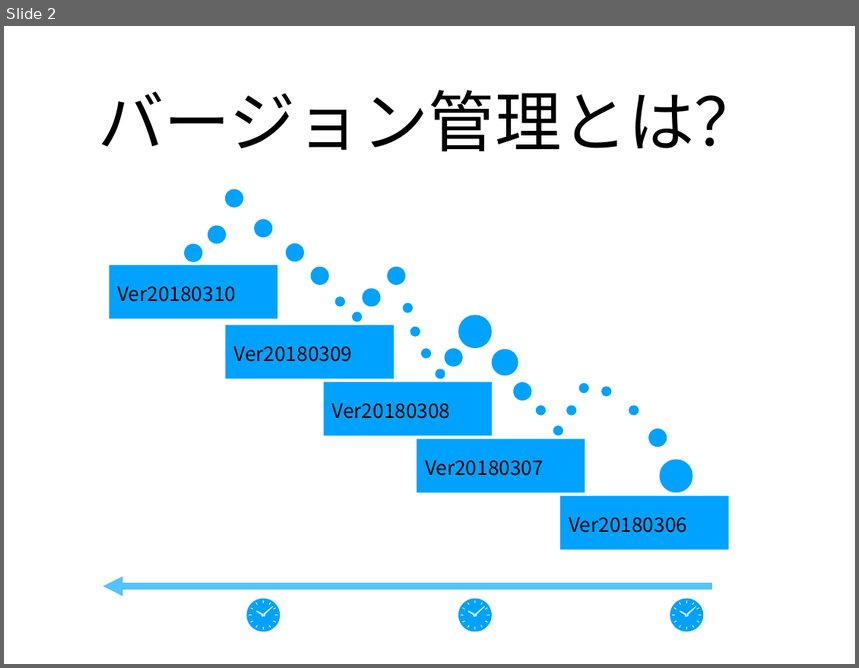
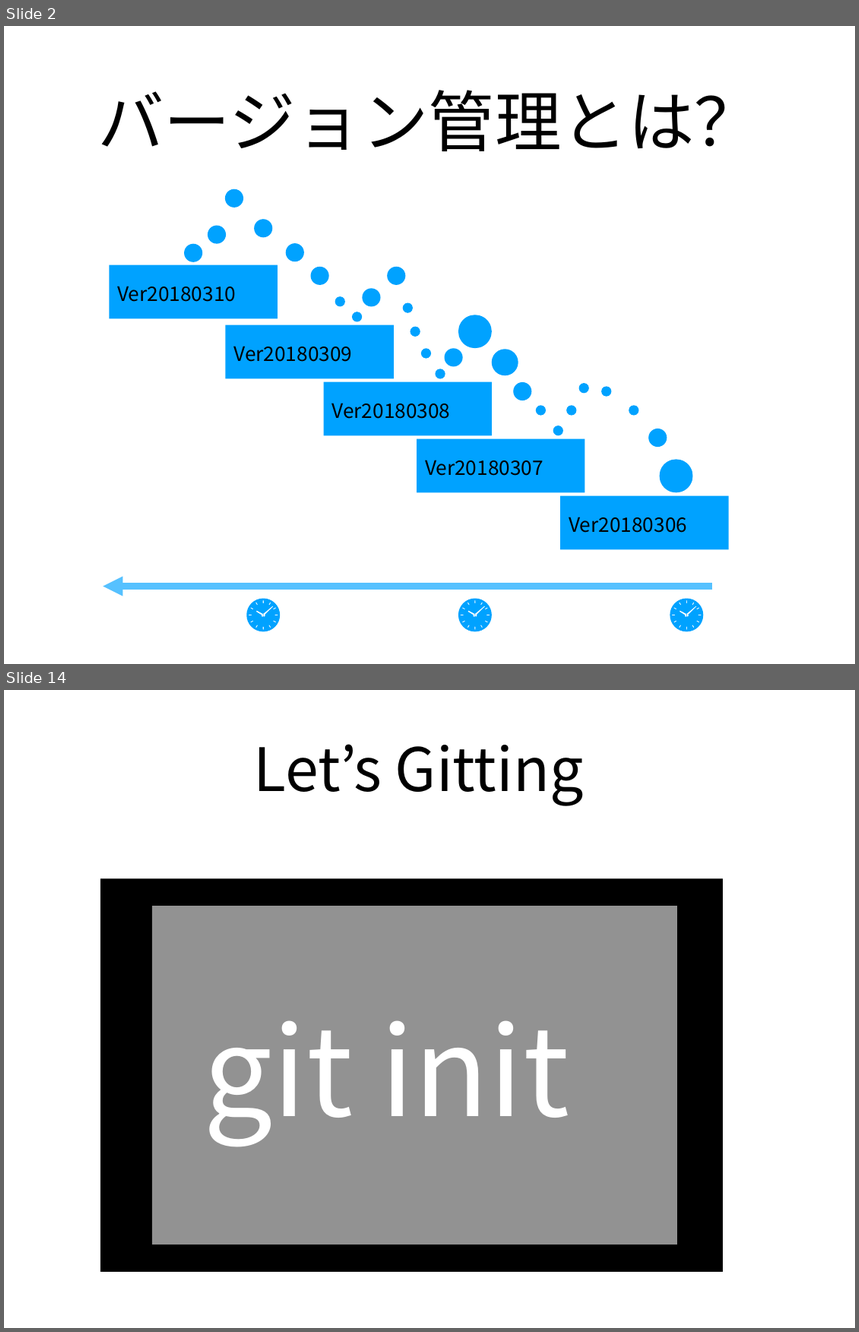
Before and after one commit to xu1718191411/NagoyaStudy, a slide deck: Git入門.pptx. Shown one above the other, each under a label of ours: slide 2 before the commit, slides 2 and 14 after it; the slides between them are not shown. The pictures are 859x668 and 859x1332 pixels, drawn with LibreOffice and Linux fonts; fonts in the diff are those of the drawing. Boxes give left, top, right and bottom in pixels: in the first picture for what was removed or moved away, otherwise in the second. Text is boxed around its words. In the diff, an @@ line names an element or a change of style, - is before the commit and + after.

```diff
--- a/Git入門.pptx
+++ b/Git入門.pptx
@@ slide 14 added at (4, 690, 855, 1328), background #FFFFFF @@
@@ text added at (254, 744, 584, 806), 72 pt, text #000000 @@
+Let’s Gitting
@@ rectangle added at (101, 878, 723, 1272), fill #000000 @@
@@ rectangle added at (152, 906, 677, 1245), fill #929292 @@
@@ text added at (203, 1021, 569, 1147), 148 pt, text #FFFFFF @@
+git init
```
Also in this commit, not shown: 2 slides changed, 15 other slides added, 7 slides removed, 1 other file.
